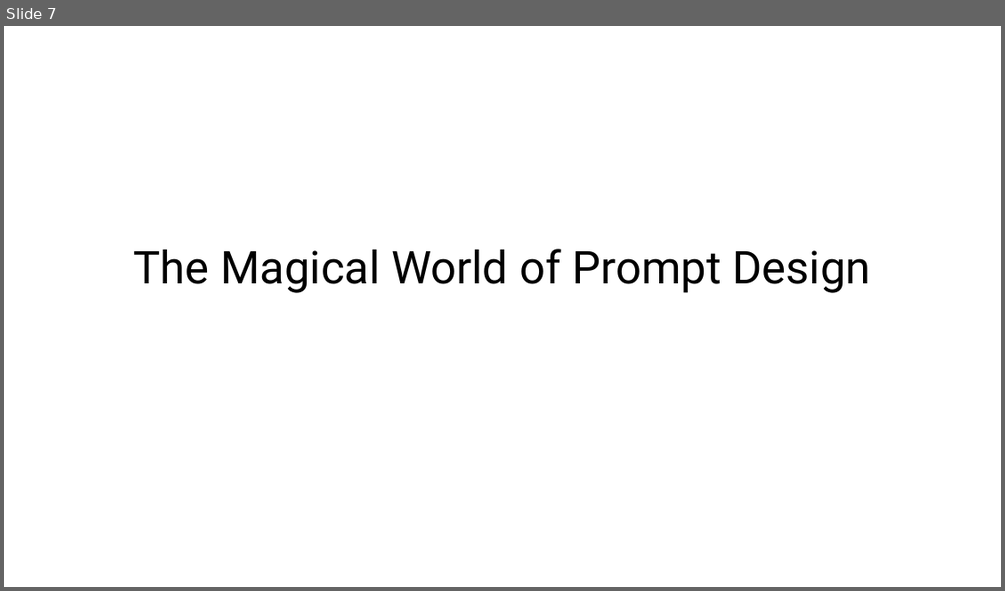
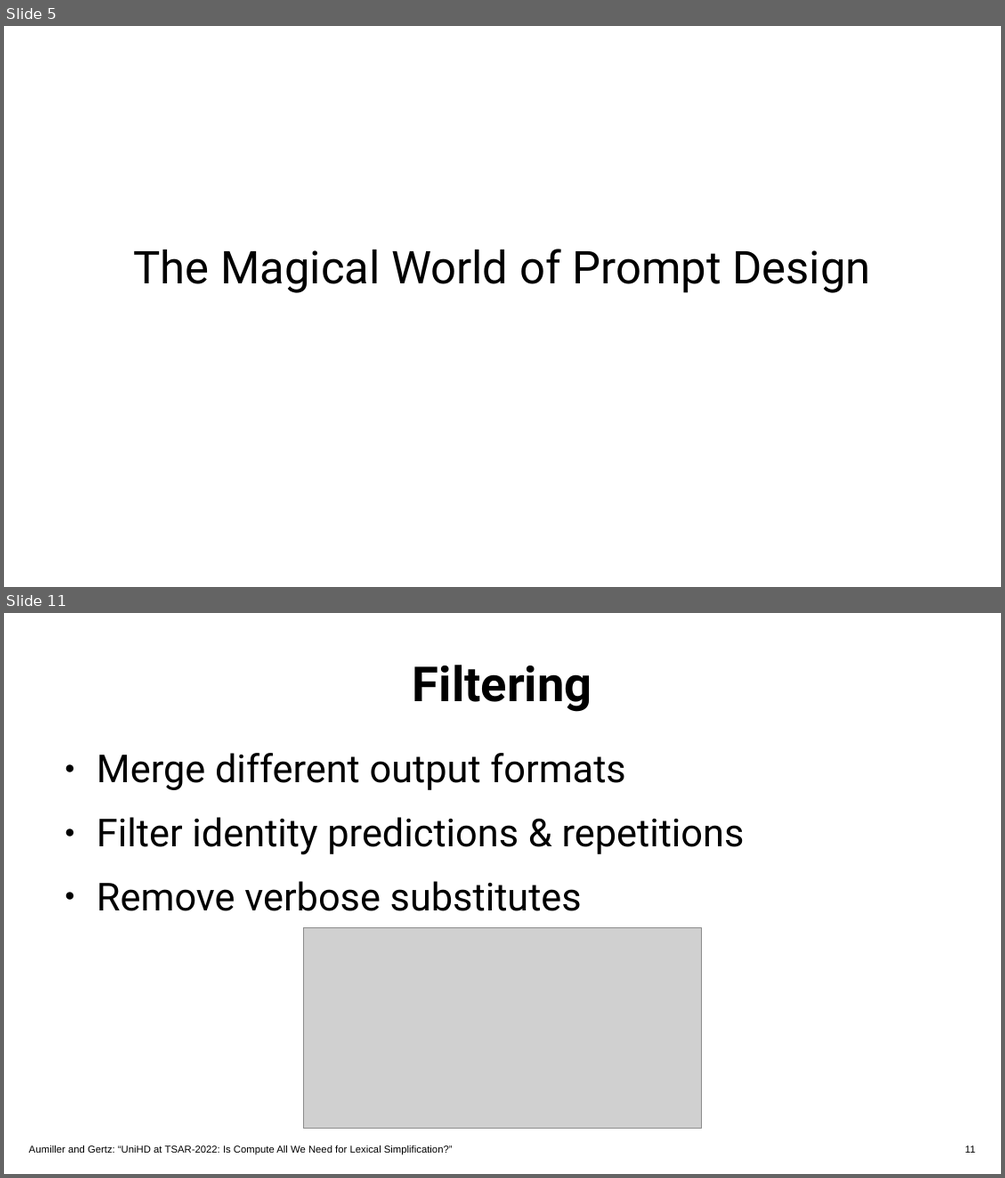
Before and after one commit to dennlinger/TSAR-2022-Shared-Task, a slide deck: presentation/uniHD_tsar.pptx. Shown one above the other, each under a label of ours: slide 7 before the commit, slides 5 and 11 after it; the slides between them are not shown. The pictures are 1005x591 and 1005x1178 pixels, drawn with LibreOffice and Linux fonts; fonts in the diff are those of the drawing; grey boxes stand for pictures; background and template pictures are left out. Boxes give left, top, right and bottom in pixels: in the first picture for what was removed or moved away, otherwise in the second. Text is boxed around its words. In the diff, an @@ line names an element or a change of style, - is before the commit and + after.

```diff
--- a/presentation/uniHD_tsar.pptx
+++ b/presentation/uniHD_tsar.pptx
@@ slide 11 added at <box>4,613,1001,1174</box>, background #FFFFFF @@
@@ text added at <box>413,665,592,712</box>, 38.5 pt, text #000000, bold @@
+Filtering
@@ text added at <box>97,753,744,911</box>, 30.7 pt, text #000000 @@
+● Merge different output formats
+● Filter identity predictions & repetitions
+● Remove verbose substitutes
@@ picture added at <box>303,928,703,1128</box> @@
@@ free added at <box>29,1140,693,1155</box>, 8 pt, text #000000 @@
+Aumiller and Gertz: “UniHD at TSAR-2022: Is Compute All We Need for Lexical Simplification?”
@@ page number added at <box>723,1140,977,1155</box>, 8 pt, text #000000 @@
+11
@@ what was slide 7 is now slide 5 @@
```
Also in this commit, not shown: 7 slides changed, 14 other slides added, 17 slides removed, 16 other files.
